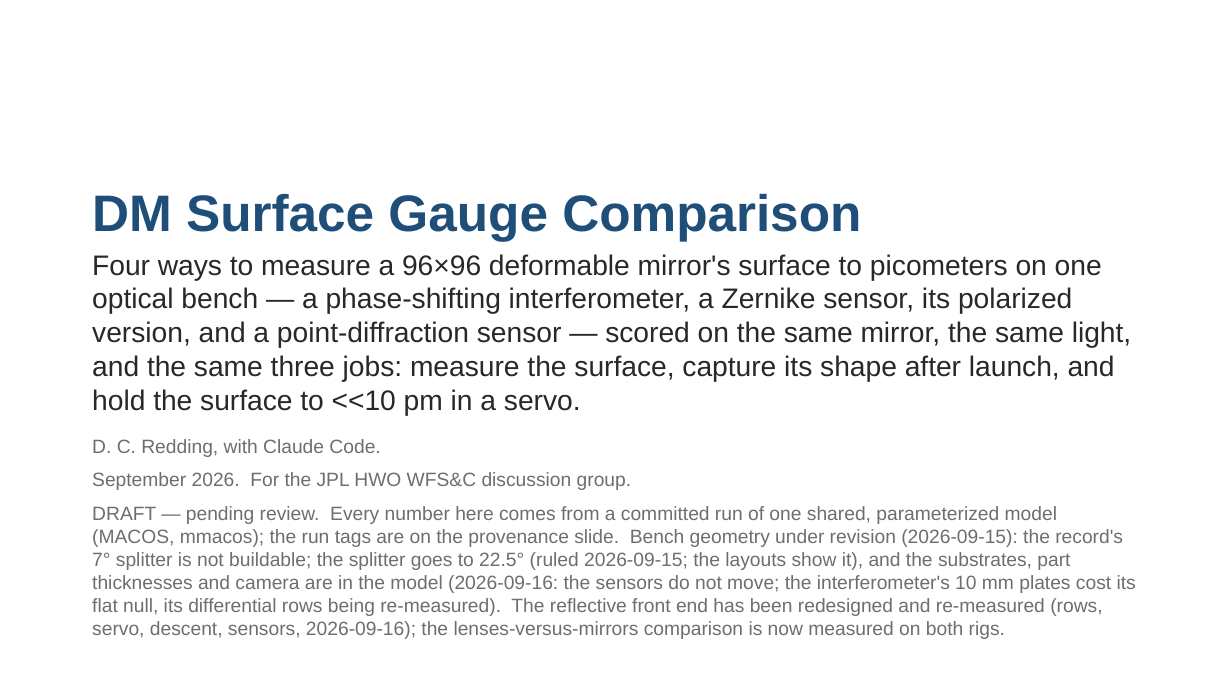
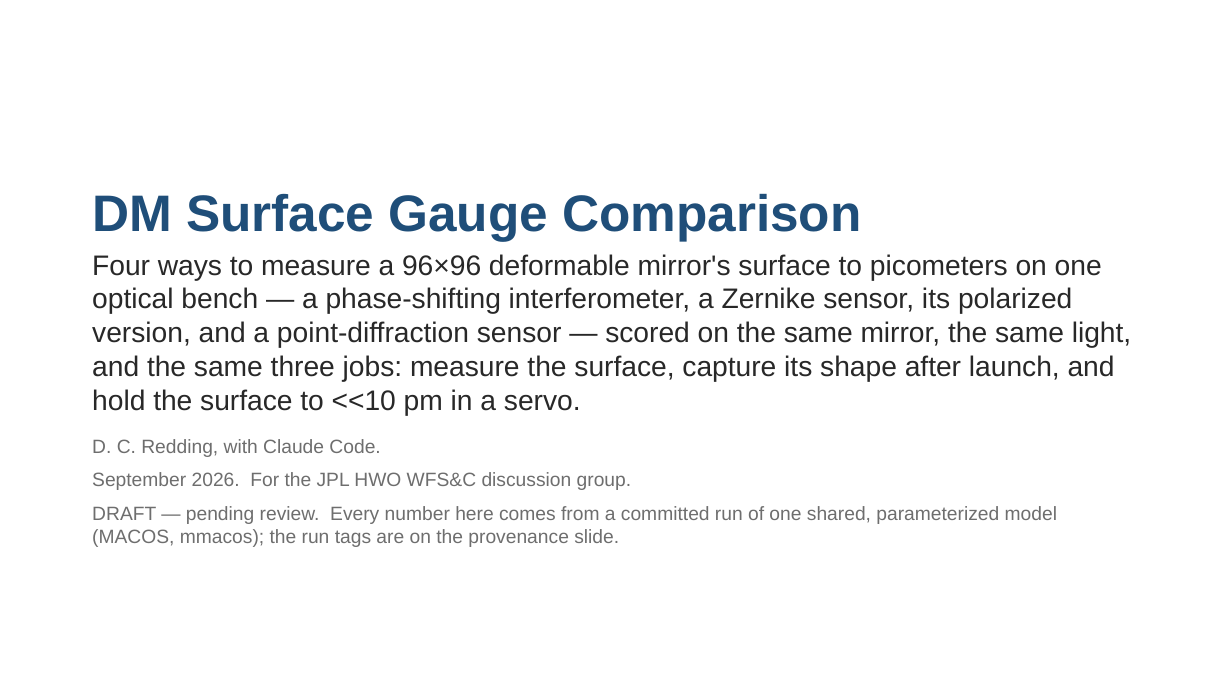
Before and after one commit to nasa-jpl/macos, a slide deck: slide 1 of demo_session/deck_gauges.pptx. Drawn at 1232x693 pixels with LibreOffice and Linux fonts; fonts in the diff are those of the drawing. Boxes give left, top, right and bottom in pixels: in the first picture for what was removed or moved away, otherwise in the second. Text is boxed around its words. In the diff, an @@ line names an element or a change of style, - is before the commit and + after.

```diff
--- a/demo_session/deck_gauges.pptx
+++ b/demo_session/deck_gauges.pptx
@@ text at <box>92,506,1057,547</box>: text changed @@
-DRAFT — pending review. Every number here comes from a committed run of one shared, parameterized model (MACOS, mmacos); the run tags are on the provenance slide. Bench geometry under revision (2026-09-15): the record's 7° splitter is not buildable; the splitter goes to 22.5° (ruled 2026-09-15; the layouts show it), and the substrates, part thicknesses and camera are in the model (2026-09-16: the sensors do not move; the interferometer's 10 mm plates cost its flat null, its differential rows being re-measured). The reflective front end has been redesigned and re-measured (rows, servo, descent, sensors, 2026-09-16); the lenses-versus-mirrors comparison is now measured on both rigs.
+DRAFT — pending review. Every number here comes from a committed run of one shared, parameterized model (MACOS, mmacos); the run tags are on the provenance slide.
```
Also in this commit, not shown: 33 other slides changed, 1 slide added, 5 slides removed, 2 other files.
